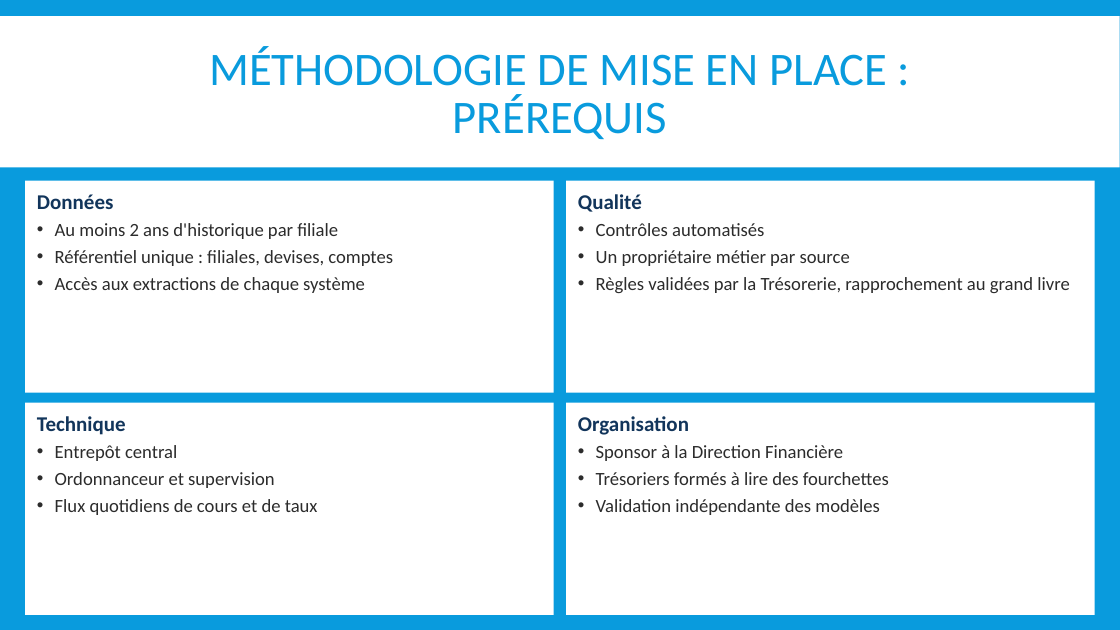
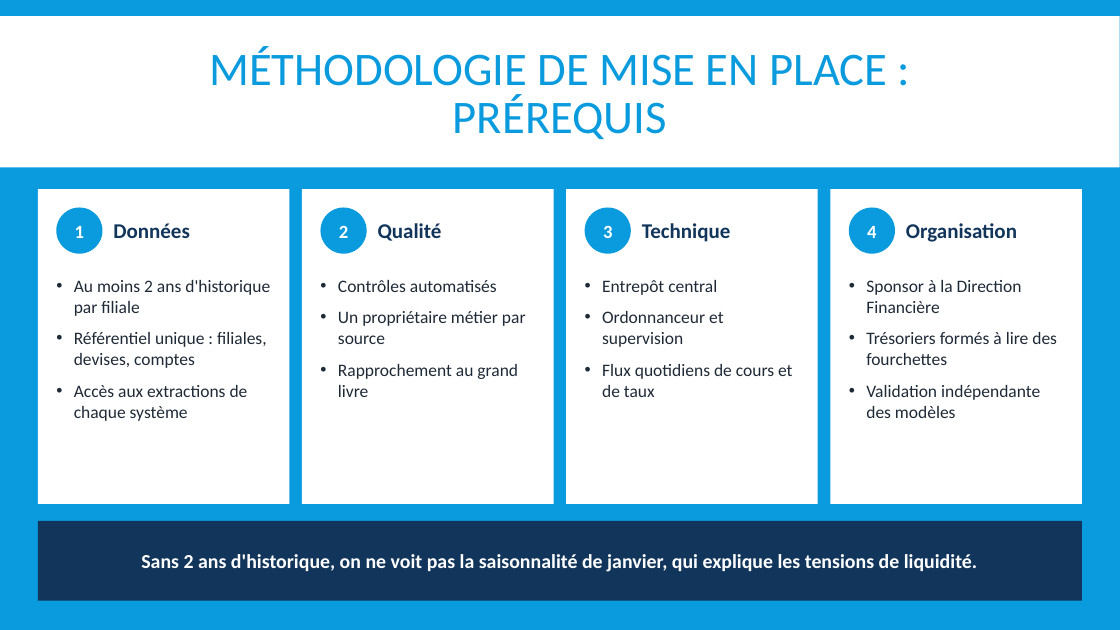
Before and after one commit to mehdi182003/projet_bi_finance, a slide deck: slide 6 of livrables/04_IBI_SUPPORT_SOUTENANCE_BI-predictive-Finance_G5.pptx. Drawn at 1120x630 pixels with LibreOffice and Linux fonts; fonts in the diff are those of the drawing. Boxes give left, top, right and bottom in pixels: in the first picture for what was removed or moved away, otherwise in the second. Text is boxed around its words. In the diff, an @@ line names an element or a change of style, - is before the commit and + after.

```diff
--- a/livrables/04_IBI_SUPPORT_SOUTENANCE_BI-predictive-Finance_G5.pptx
+++ b/livrables/04_IBI_SUPPORT_SOUTENANCE_BI-predictive-Finance_G5.pptx
@@ text at (37, 194, 113, 209): paragraph removed @@
-Données
@@ rectangle added at (38, 189, 290, 504), fill #FFFFFF @@
@@ ellipse added at (56, 208, 103, 254), fill #099BDD, 16 pt, text #FFFFFF, bold @@
+1
@@ rectangle added at (302, 189, 555, 504), fill #FFFFFF @@
@@ ellipse added at (320, 208, 366, 254), fill #099BDD, 16 pt, text #FFFFFF, bold @@
+2
@@ rectangle removed at (566, 181, 1095, 392) @@
-Qualité
-• Contrôles automatisés
-• Un propriétaire métier par source
-• Règles validées par la Trésorerie, rapprochement au grand livre
@@ rectangle added at (566, 189, 818, 504), fill #FFFFFF @@
@@ ellipse added at (585, 208, 631, 254), fill #099BDD, 16 pt, text #FFFFFF, bold @@
+3
@@ rectangle added at (830, 189, 1082, 504), fill #FFFFFF @@
@@ ellipse added at (849, 208, 896, 254), fill #099BDD, 16 pt, text #FFFFFF, bold @@
+4
@@ text added at (113, 223, 189, 238), 18 pt, text #12355B, bold @@
+Données
@@ text added at (378, 223, 442, 241), 18 pt, text #12355B, bold @@
+Qualité
@@ text added at (642, 223, 731, 242), 18 pt, text #12355B, bold @@
+Technique
@@ text added at (906, 223, 1017, 242), 18 pt, text #12355B, bold @@
+Organisation
@@ text "Au moins 2 ans d'historique ...": place and size @@
-text "Au moins 2 ans d'historique ..." at (25, 181, 554, 392)
+text "Au moins 2 ans d'historique ..." at (74, 280, 270, 421)
@@ text added at (338, 280, 526, 397), 15 pt, text #1F2A37 @@
+• Contrôles automatisés
+• Un propriétaire métier par source
+• Rapprochement au grand livre
@@ size 16 to 15 pt, text colour #2C2C2C to #1F2A37; more space between paragraphs; fill #FFFFFF to none in 3 elements at (74, 280, 270, 421), (866, 280, 1057, 418), (602, 280, 792, 397) @@
@@ text "Entrepôt central": place and size @@
-text "Entrepôt central" at (25, 402, 554, 614)
+text "Entrepôt central" at (602, 280, 792, 397)
@@ text "Sponsor à la Direction Financière": place and size @@
-text "Sponsor à la Direction Financière" at (566, 402, 1095, 614)
+text "Sponsor à la Direction Financière" at (866, 280, 1057, 418)
@@ text at (37, 416, 126, 435): paragraph removed @@
-Technique
@@ text at (578, 416, 689, 435): paragraph removed @@
-Organisation
@@ rectangle added at (38, 521, 1082, 601), fill #12355B, 17 pt, text #FFFFFF, bold @@
+Sans 2 ans d'historique, on ne voit pas la saisonnalité de janvier, qui explique les tensions de liquidité.
```
Also in this commit, not shown: 13 other slides changed, 10 other files.
